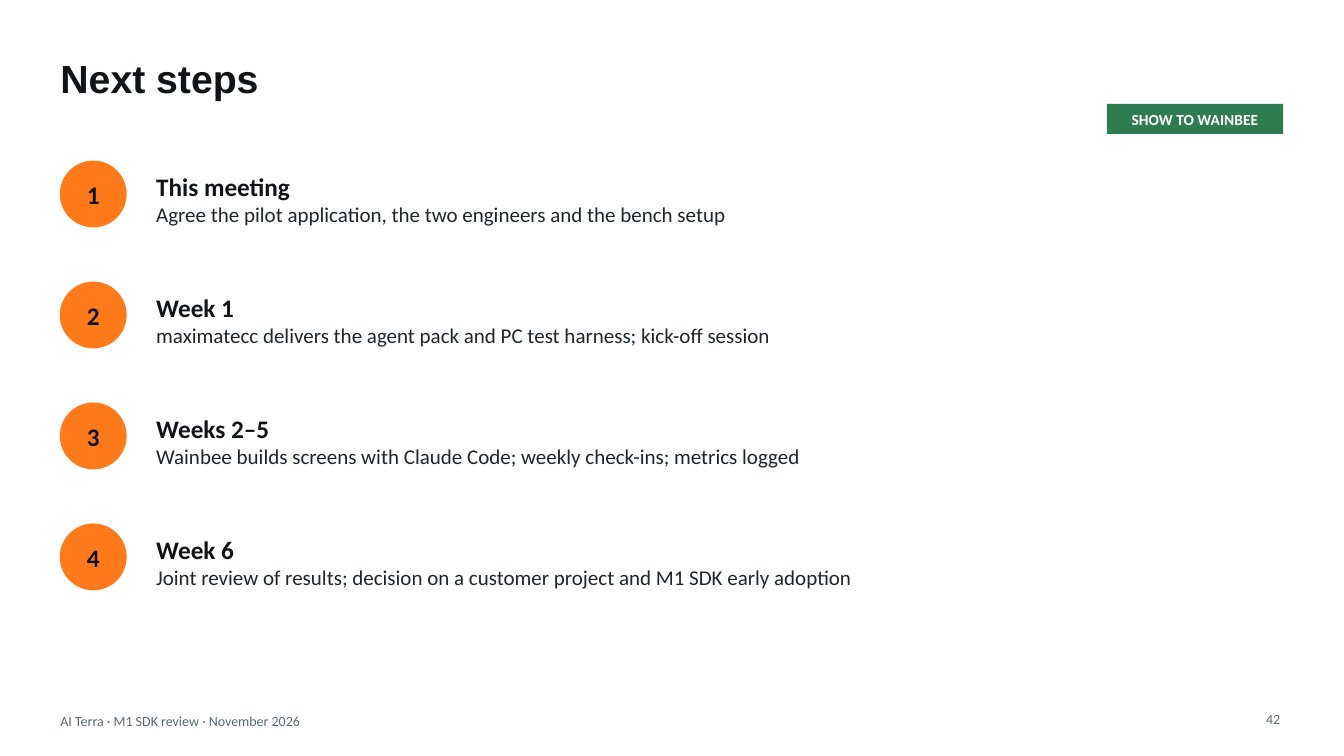
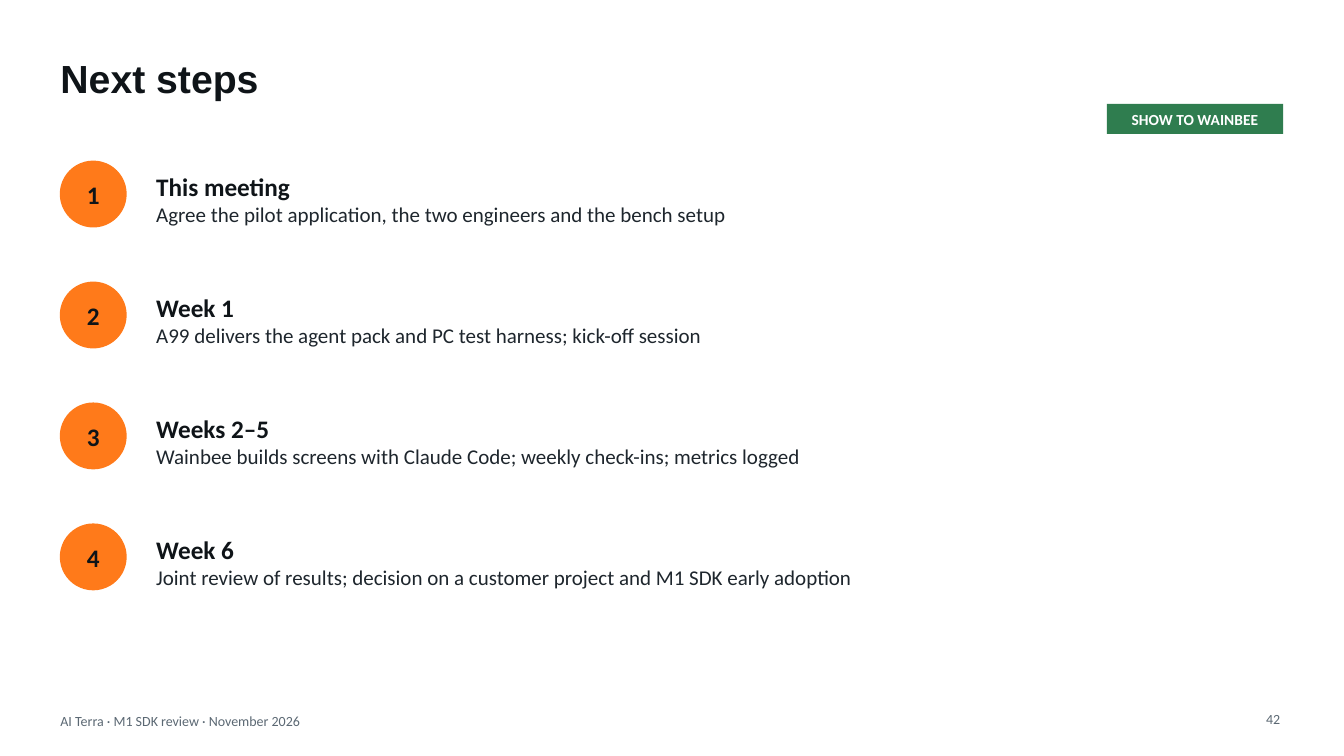
Before and after one commit to Raul-dot-valdez/max, a slide deck: slide 42 of docs/strategy/M1-SDK-review.pptx. Drawn at 1344x756 pixels with LibreOffice and Linux fonts; fonts in the diff are those of the drawing. Boxes give left, top, right and bottom in pixels: in the first picture for what was removed or moved away, otherwise in the second. Text is boxed around its words. In the diff, an @@ line names an element or a change of style, - is before the commit and + after.

```diff
--- a/docs/strategy/M1-SDK-review.pptx
+++ b/docs/strategy/M1-SDK-review.pptx
@@ text at (x1=156, y1=328, x2=701, y2=347): text changed @@
-maximatecc delivers the agent pack and PC test harness; kick-off session
+A99 delivers the agent pack and PC test harness; kick-off session
```
Also in this commit, not shown: 15 other slides changed, 19 other files.
